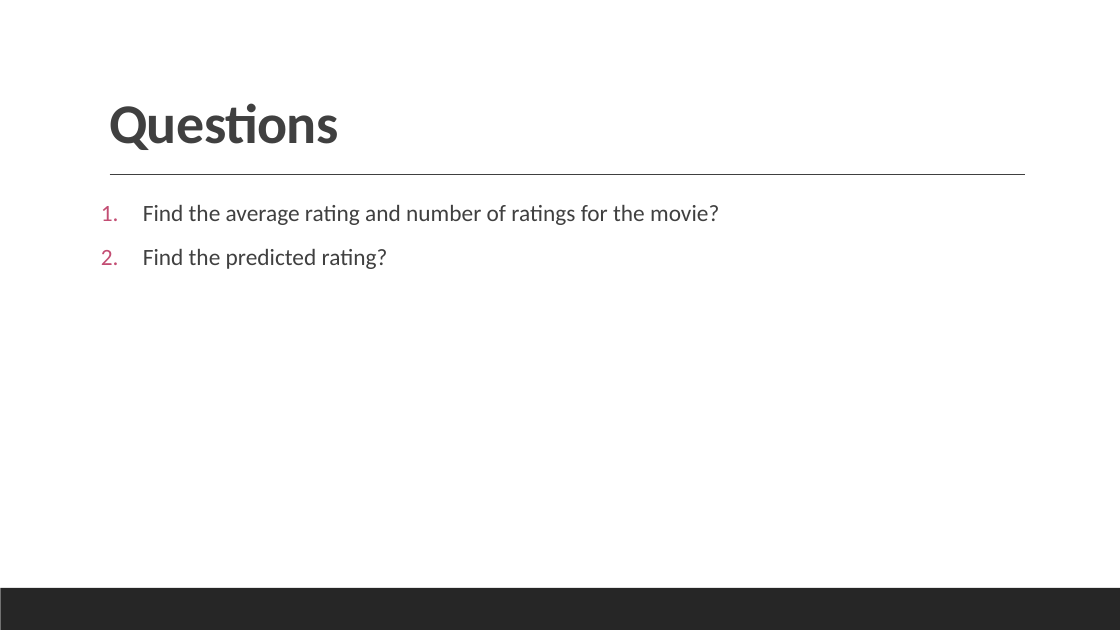
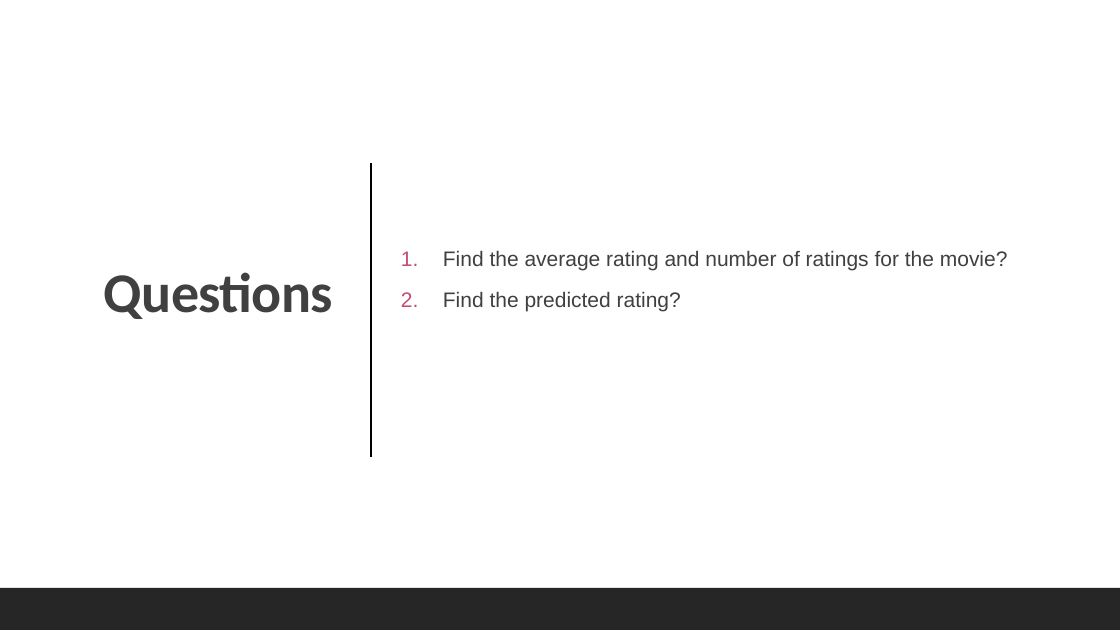
Before and after one commit to Data-Mining-Algorithms/Data-Mining-Algorithms, a slide deck: slide 8 of Data Mining presentation.pptx. Drawn at 1120x630 pixels with LibreOffice and Linux fonts; fonts in the diff are those of the drawing. Boxes give left, top, right and bottom in pixels: in the first picture for what was removed or moved away, otherwise in the second. Text is boxed around its words. In the diff, an @@ line names an element or a change of style, - is before the commit and + after.

```diff
--- a/Data Mining presentation.pptx
+++ b/Data Mining presentation.pptx
@@ rectangle added at <box>0,0,1120,630</box>, fill #FFFFFF @@
@@ title "Questions": place and size @@
-title "Questions" at <box>109,103,338,150</box>
+title "Questions" at <box>104,272,333,319</box>
@@ title "Questions" at <box>104,272,333,319</box>: alignment left to right; vertical alignment bottom to middle @@
@@ text "Find the average rating and ...": place and size @@
-text "Find the average rating and ..." at <box>143,205,719,269</box>
+text "Find the average rating and ..." at <box>443,250,1008,312</box>
@@ text "Find the average rating and ..." at <box>443,250,1008,312</box>: size 20 to 18 pt, font Calibri to Arial; vertical alignment top to middle @@
@@ line removed from (110, 175) to (1026, 175) @@
@@ line added from (371, 163) to (371, 457), #000000 1.5 pt @@
@@ rectangle removed at <box>0,588,1120,630</box> @@
@@ rectangle added at <box>0,588,1120,630</box>, fill #262626 @@
```
Also in this commit, not shown: 9 other slides changed, 3 other files.
